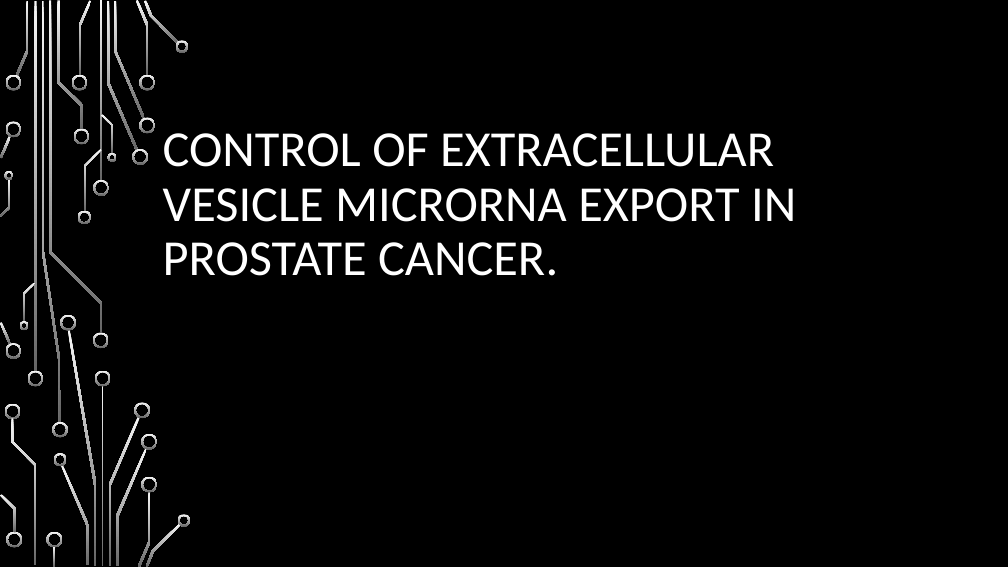
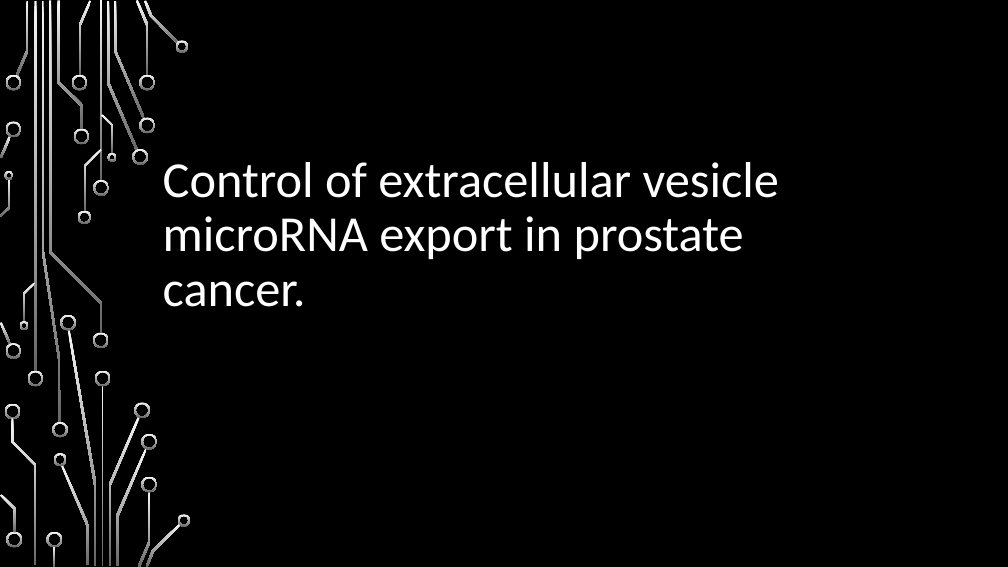
Before and after one commit to HarleyRobinson/Honours2, a slide deck: slide 1 of BackgroundInfo/MeetingSept.pptx. Drawn at 1008x567 pixels with LibreOffice and Linux fonts; fonts in the diff are those of the drawing; background and template pictures are left out. Boxes give left, top, right and bottom in pixels: in the first picture for what was removed or moved away, otherwise in the second. Text is boxed around its words. In the diff, an @@ line names an element or a change of style, - is before the commit and + after.

```diff
--- a/BackgroundInfo/MeetingSept.pptx
+++ b/BackgroundInfo/MeetingSept.pptx
@@ title at (163, 162, 779, 307): text changed @@
-CONTROL OF EXTRACELLULAR VESICLE MICRORNA EXPORT IN PROSTATE CANCER.
+Control of extracellular vesicle microRNA export in prostate cancer.
```
Also in this commit, not shown: 13 other slides changed, 1 slide added, 1 other file.
